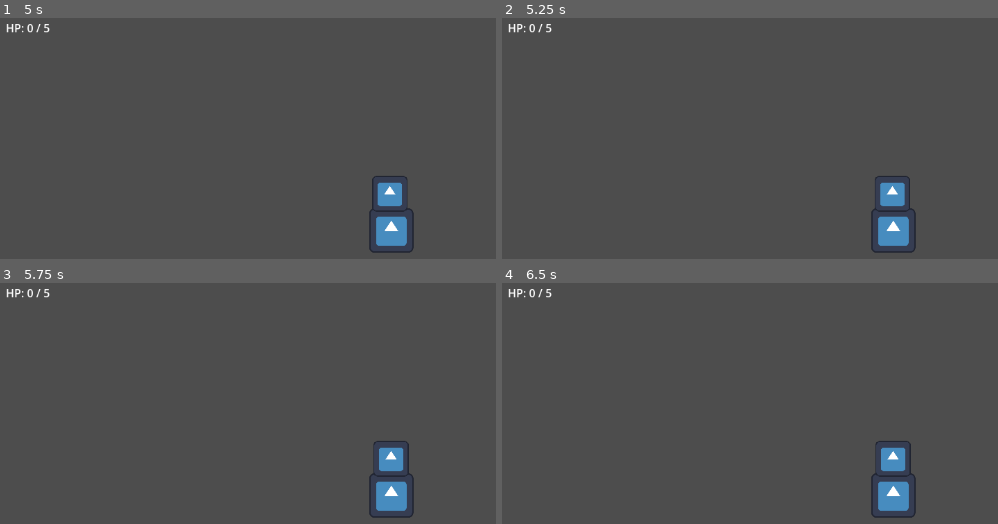
Above: before the commit, frames 1-4 (two rows, left to right).
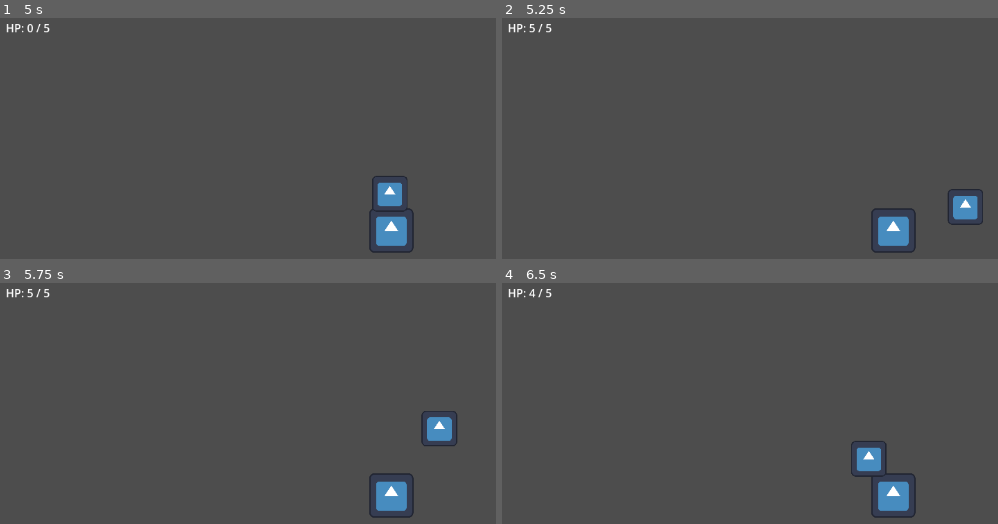
Above: after the commit, the same moments.

Repository: yenpish/chazo-fatebound
Game: Godot game, scene res://scenes/levels/test_room.tscn
Two runs of this game, one before a commit and one after it. Both use one fixed random seed, a clock stepped at 60 frames per second and the inputs below. The engine's default icon, where the game draws it, is replaced by a stand-in: a white triangle on a blue panel in a dark square.
Inputs:
- Up to frame 1 (5 s): hold D (move_right) 0.53-1.28 s; tap Space (attack) every 0.75 s from 0.6 to 4.35 s; tap Enter at 1.25 s; hold S (move_down) 1.28-2.03 s; hold D (move_right) 2.03-2.78 s; hold W (move_up) 2.78-3.53 s; hold A (move_left) from 3.53 s (still down); tap R (restart, bound only after the commit) at 4.15, 4.25 s
- Up to frame 2 (5.25 s): tap R (restart, bound only after the commit) at 5 s; release A (move_left) at 5.03 s; hold S (move_down) from 5.03 s (still down); tap Space (attack) at 5.1 s
- Up to frame 3 (5.75 s): keep holding S (move_down)
- Up to frame 4 (6.5 s): release S (move_down) at 5.78 s; hold D (move_right) from 5.78 s (still down); tap Space (attack) at 5.85 s

Frame 1 is identical in both runs. In frame 2, 1.4% of the frame differs, in the area x 5-97%, y 2-86%; in frame 3, 1.3%; in frame 4, 1.2%.

Commit message:
Add restart after player death

Diff:
--- a/project.godot
+++ b/project.godot
@@ -46,6 +46,11 @@
 "events": [Object(InputEventKey,"resource_local_to_scene":false,"resource_name":"","device":-1,"window_id":0,"alt_press …(191 unchanged characters)…
 ]
 }
+restart={
+"deadzone": 0.2,
+"events": [Object(InputEventKey,"resource_local_to_scene":false,"resource_name":"","device":-1,"window_id":0,"alt_pressed":false,"shift_pressed":false,"ctrl_pressed":false,"meta_pressed":false,"pressed":false,"keycode":0,"physical_keycode":82,"key_label":0,"unicode":114,"location":0,"echo":false,"script":null)
+]
+}
 
 [physics]
 
--- a/scripts/player/player.gd
+++ b/scripts/player/player.gd
@@ -31,6 +31,7 @@
 
 func _physics_process(_delta: float) -> void:
 	if is_dead:
+		handle_restart()
 		return
 
 	handle_movement()
@@ -65,6 +66,10 @@
 func handle_attack() -> void:
 	if Input.is_action_just_pressed("attack") and not is_attacking:
 		attack()
+
+func handle_restart() -> void:
+	if Input.is_action_just_pressed("restart"):
+		get_tree().reload_current_scene()
 
 func attack() -> void:
 	is_attacking = true
@@ -108,3 +113,4 @@
 	is_dead = true
 	velocity = Vector2.ZERO
 	print("Player defeated / Game Over")
+	print("Press R to restart")
